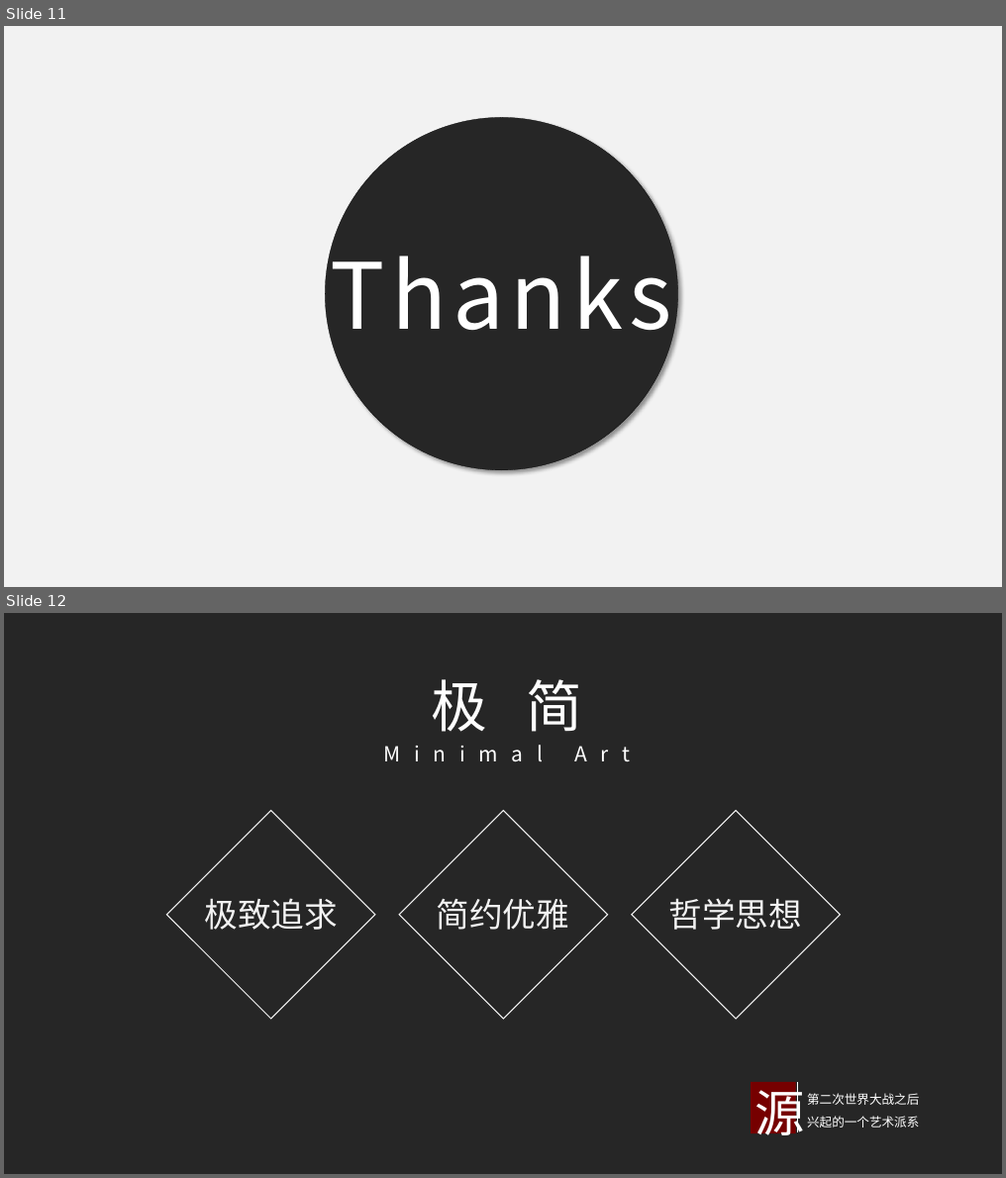
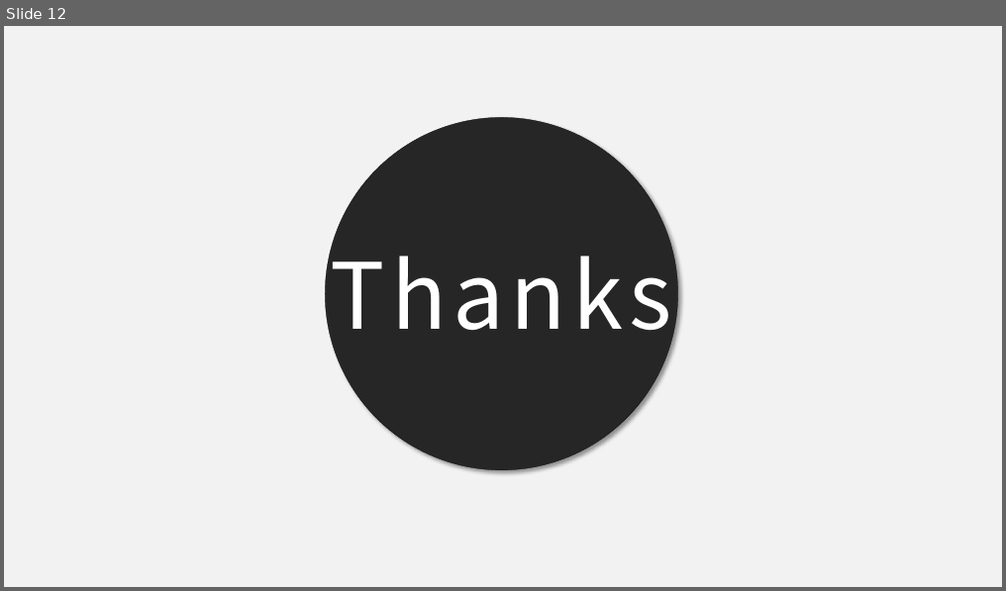
Before and after one commit to AvisTsai/project_pets, a slide deck: 專題文件/四技第110403組-Dearfurkid_簡報.pptx. Shown one above the other, each under a label of ours: slides 11 and 12 before the commit, slide 12 after it. The pictures are 1006x1178 and 1006x591 pixels, drawn with LibreOffice and Linux fonts; fonts in the diff are those of the drawing. Boxes give left, top, right and bottom in pixels: in the first picture for what was removed or moved away, otherwise in the second. Text is boxed around its words. In the diff, an @@ line names an element or a change of style, - is before the commit and + after.

```diff
--- a/專題文件/四技第110403組-Dearfurkid_簡報.pptx
+++ b/專題文件/四技第110403組-Dearfurkid_簡報.pptx
@@ slide 12 removed at <box>4,613,1002,1174</box>, background #262626 @@
@@ text removed at <box>431,679,583,732</box> @@
-极 简
@@ text removed at <box>302,738,713,771</box> @@
-Minimal Art
@@ rectangle removed at <box>166,811,375,1019</box> @@
@@ rectangle removed at <box>399,811,608,1019</box> @@
@@ rectangle removed at <box>632,811,841,1019</box> @@
@@ text removed at <box>204,898,337,930</box> @@
-极致追求
@@ text removed at <box>437,899,569,930</box> @@
-简约优雅
@@ text removed at <box>669,898,802,930</box> @@
-哲学思想
@@ group removed at <box>751,1081,919,1145</box>: 2 texts, 1 rectangle, 1 line @@
-第二次世界大战之后兴起的一个艺术派系
-源
@@ what was slide 11 is now slide 12 @@
```
Also in this commit, not shown: 5 slides changed, 5 slides added, 5 other slides removed, 24 other files.
